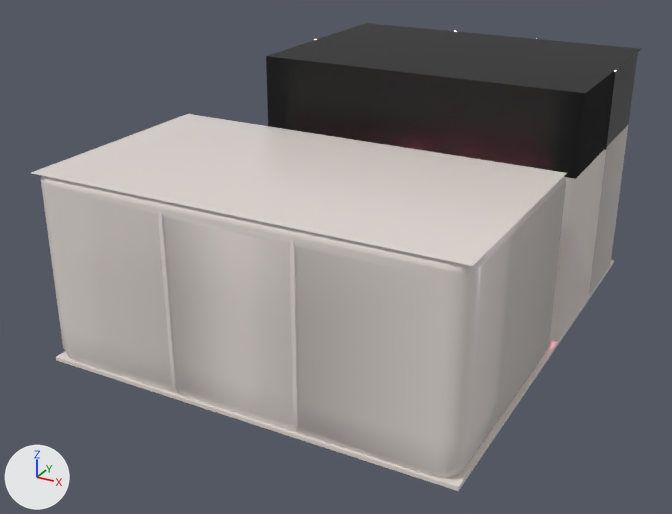
The Blender file Blender/Exterior.blend as it was, and as the next commit left it.
The view is the same before and after, from a 50 mm lens placed at (11.17, -21.84, 12.15), pointed at (-0.28, -1.01, 1.74). The axes (+X, +Y, +Z) are drawn at lower left. The lights are the same throughout.

The first picture shows 'Floor', 'Roof A', 'Roof G', 'Wall.003'.
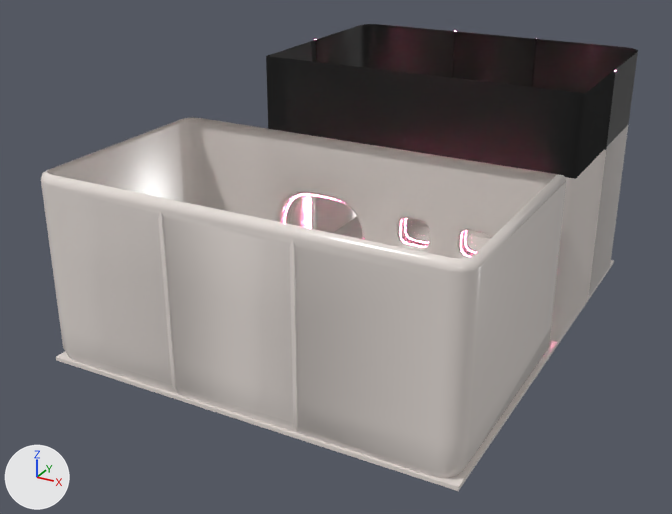
What differs and where, as boxes (x1, y1, x2, y2) in the pictures (672 x 514 px):
'Roof A', hidden
    before: (31, 114, 567, 266)
'Roof G', hidden (black)
    before: (268, 23, 641, 93)
part 1 of me_plane_008, shading changed
    both: (41, 31, 638, 478)

The change, as a diff of the scene's bpy script:
```diff
--- a/Blender/Exterior.blend.py
+++ b/Blender/Exterior.blend.py
@@ me_plane_008 @@
 me_plane_008.from_pydata(...)  # 2501 vertices, 2381 faces; spans x -5.55..5.8, y -6.73..6.72, z -0.05..6.75
 # used by ob_wall_003; location = (0.0, 0.0, 0.0)
+# me_plane_008 part 1: edges marked sharp go from 48 to 247
 me_plane_008.materials.append(mat_lightsource_003)
@@ ob_roof_g @@
 ob_roof_g.location = (1.2, 3.56, 3.76)
+ob_roof_g.hide_set(True)
@@ ob_roof_a @@
 ob_roof_a.location = (-1.05, -3.57, 2.68)
+ob_roof_a.hide_set(True)
```
